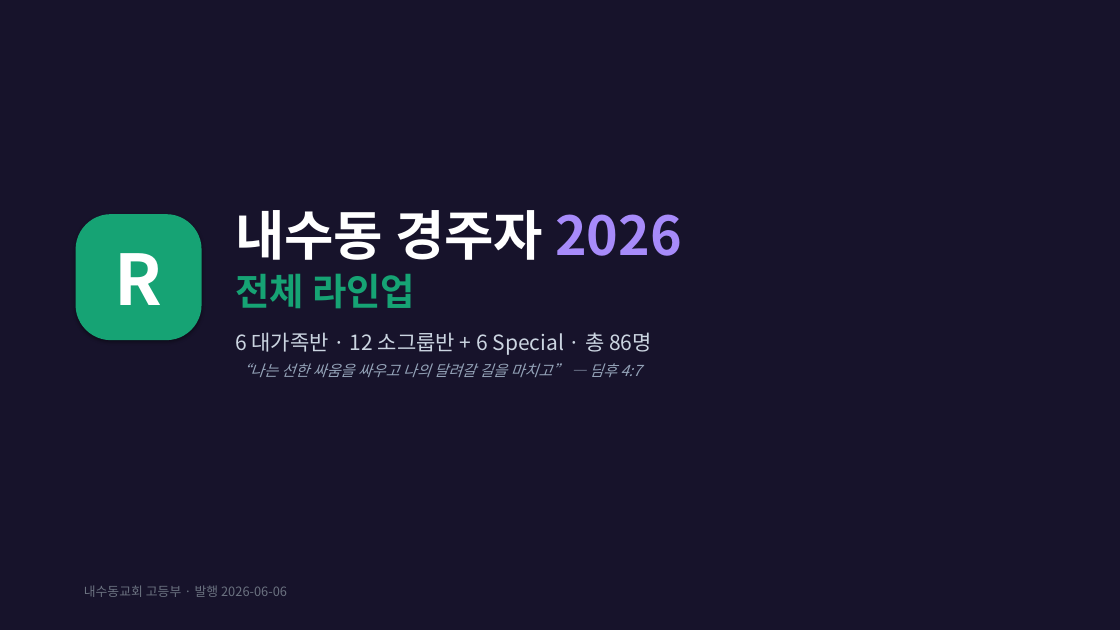
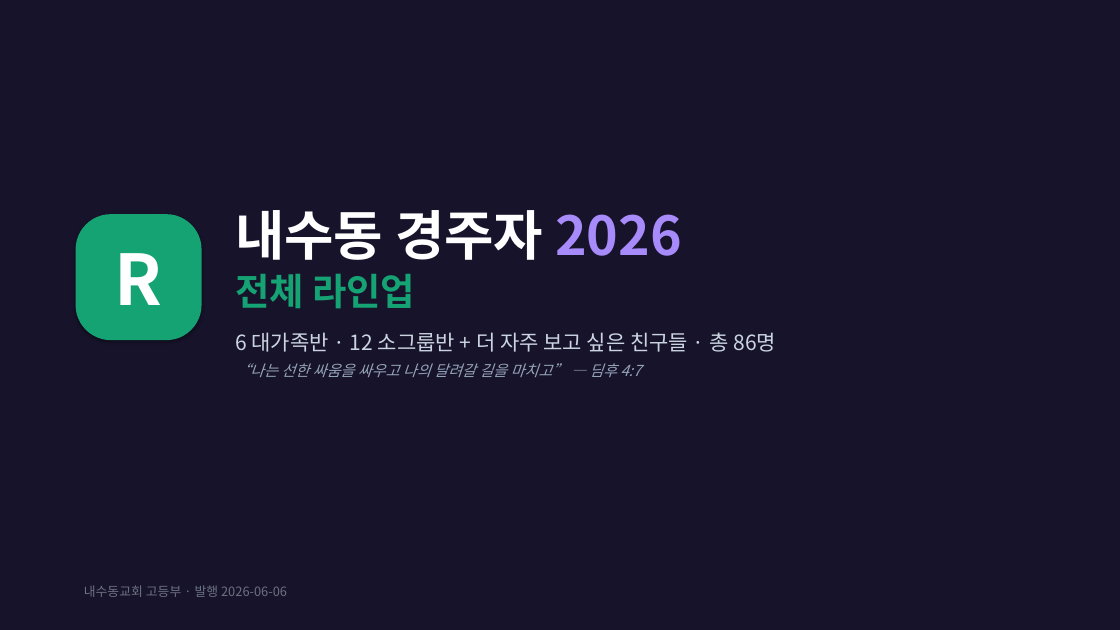
Before and after one commit to Tommyseok/nsdhs-2026-h1, a slide deck: slide 1 of lineup.pptx. Drawn at 1120x630 pixels with LibreOffice and Linux fonts; fonts in the diff are those of the drawing. Boxes give left, top, right and bottom in pixels: in the first picture for what was removed or moved away, otherwise in the second. Text is boxed around its words. In the diff, an @@ line names an element or a change of style, - is before the commit and + after.

```diff
--- a/lineup.pptx
+++ b/lineup.pptx
@@ text at bbox=[235, 332, 776, 352]: text changed @@
-6 대가족반 · 12 소그룹반 + 6 Special · 총 86명
+6 대가족반 · 12 소그룹반 + 더 자주 보고 싶은 친구들 · 총 86명
```
Also in this commit, not shown: 6 other slides changed, 13 other files.
